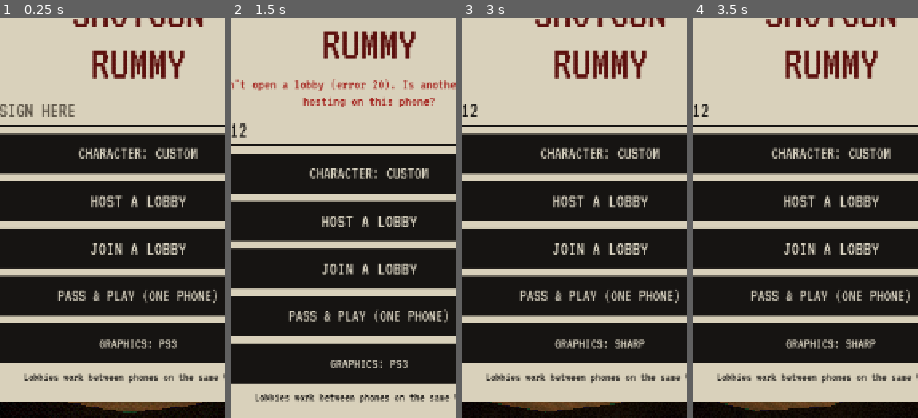
Above: before the commit, frames 1-4 (left to right).
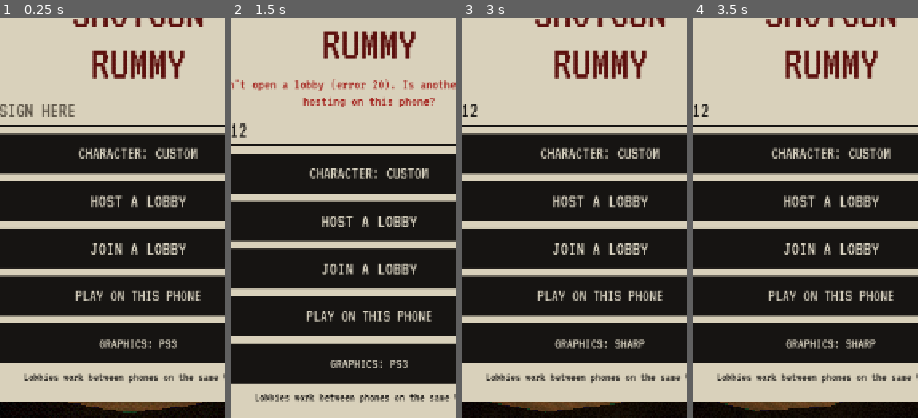
Above: after the commit, the same moments.

Repository: Domnish420/ShotGunRummy
Game: Godot game, scene res://scenes/main.tscn
The game is run twice, just before and just after one commit, with the same random seed, the same clock (stepped at 60 frames per second) and the same inputs.
Inputs (mouse positions are % of the whole screen's width and height, from its top left):
- Up to frame 1 (0.25 s): no input
- Up to frame 2 (1.5 s): click (54, 40) at 0.52 s; type "12" at 0.6 s; click "HOST A LOBBY" at 1.25 s
- Up to frame 3 (3 s): click "HOST A LOBBY" at 2 s; click "GRAPHICS: PS3" at 2.75 s
- Up to frame 4 (3.5 s): no input
The pictures show only the part of the screen within x 19-69%, y 29-79%; the shares and areas given below are measured in that part.

The runs differ from the first frame. In frame 1, 1.3% of the frame differs, in the area x 25-97%, y 68-72%; in frame 2, 1.3%, in the area x 25-97%, y 72-77%; in frame 3, 1.3%; in frame 4, 1.3%.

Commit message:
Solo mode: VS AI and pass the phone under PLAY ON THIS PHONE
The main menu's PLAY ON THIS PHONE offers VS AI (solo), where you pick 1-5
AI opponents and a difficulty (easy, normal, hard or mixed), and PASS THE
PHONE, the existing shared-phone setup. PLAY AGAIN and NEW PLAYERS go back
to whichever mode the game came from.

Co-Authored-By: Claude Opus 5.5 <noreply@anthropic.com>
Claude-Session: https://claude.ai/code/session_015nnBoRhSXVPJ4niPdnQtii

Diff:
--- a/scripts/ui/main.gd
+++ b/scripts/ui/main.gd
@@ -39,6 +39,10 @@
 var custom_looks: Array = [] # characters you've made
 var player_names: Array = ["PLAYER 1", "PLAYER 2"]
 var hide_hands := true
+var solo_opponents := 3 # vs AI: how many AIs
+var solo_level := "normal" # vs AI: easy | normal | hard | mixed
+var local_mode := "pass" # the last game on this phone: "solo" (vs AI) or "pass"
+var _table: Dictionary = {} # that game's players: names, looks, bots
 var menu_message := ""
 var _pending_cb := Callable() # waiting on the host to answer this phone's action
 var _overlay_kind := ""
@@ -271,6 +275,8 @@
 	player_names = cfg.get_value("setup", "names", player_names)
 	hide_hands = cfg.get_value("setup", "hide_hands", true)
 	setup_bots = cfg.get_value("setup", "bots", [])
+	solo_opponents = clampi(int(cfg.get_value("solo", "opponents", 3)), 1, MAX_PLAYERS - 1)
+	solo_level = str(cfg.get_value("solo", "level", "normal"))
 	profile_name = cfg.get_value("profile", "name", "")
 	graphics = cfg.get_value("video", "graphics", "PS3")
 	my_look = Looks.clean(cfg.get_value("profile", "look", Looks.preset(1)))
@@ -284,6 +290,8 @@
 	cfg.set_value("setup", "names", player_names)
 	cfg.set_value("setup", "hide_hands", hide_hands)
 	cfg.set_value("setup", "bots", setup_bots)
+	cfg.set_value("solo", "opponents", solo_opponents)
+	cfg.set_value("solo", "level", solo_level)
 	cfg.set_value("profile", "name", profile_name)
 	cfg.set_value("video", "graphics", graphics)
 	cfg.set_value("profile", "look", my_look)
@@ -338,7 +346,7 @@
 	box.add_child(_paper_button("CHARACTER: %s" % str(my_look.get("name", "CUSTOM")), _open_customiser, 28))
 	box.add_child(_paper_button("HOST A LOBBY", _on_host_pressed))
 	box.add_child(_paper_button("JOIN A LOBBY", _on_join_pressed))
-	box.add_child(_paper_button("PASS & PLAY (ONE PHONE)", _on_pass_and_play_pressed, 28))
+	box.add_child(_paper_button("PLAY ON THIS PHONE", _on_this_phone_pressed, 28))
 	box.add_child(_paper_button("GRAPHICS: %s" % graphics, _cycle_graphics, 24))
 	box.add_child(_label("Lobbies work between phones on the same Wi-Fi.", 20, Palette.CARD_INK, true))
 
@@ -359,13 +367,124 @@
 	return n
 
 
-func _on_pass_and_play_pressed() -> void:
+## Keeps the name typed on the main menu, if there is one.
+func _keep_menu_name() -> void:
+	if _name_edit == null or not is_instance_valid(_name_edit):
+		return
 	var n := _name_edit.text.strip_edges().to_upper()
 	if n != "":
 		profile_name = n.left(10)
 		player_names[0] = profile_name
 		_save_settings()
+
+
+func _on_this_phone_pressed() -> void:
+	_keep_menu_name()
+	show_this_phone()
+
+
+func _on_pass_and_play_pressed() -> void:
+	_keep_menu_name()
 	show_setup()
+
+
+## Solo against AIs, or everyone passing the phone around.
+func show_this_phone() -> void:
+	var box := _paper()
+	box.add_child(_label("ON THIS PHONE", 52, Color(0.36, 0.06, 0.05), true))
+	box.add_child(_paper_button("VS AI (SOLO)", show_solo))
+	box.add_child(_label("Just you against AI players.", 22, Palette.CARD_INK, true))
+	box.add_child(_paper_button("PASS THE PHONE", _on_pass_and_play_pressed))
+	box.add_child(_label("Friends share this phone and take turns. You can add AIs too.", 22, Palette.CARD_INK, true))
+	box.add_child(_paper_button("BACK", show_menu, 28))
+
+
+# ================================================================ solo vs AI
+
+const SOLO_LEVELS := ["easy", "normal", "hard", "mixed"]
+
+
+func show_solo() -> void:
+	var box := _paper()
+	box.add_child(_label("VS AI", 60, Color(0.36, 0.06, 0.05), true))
+	box.add_child(_label("%s, PLAYING AS %s" % [profile_name if profile_name != "" else "YOU", _short_name(my_look)], 24, Palette.CARD_INK, true))
+	var count_row := HBoxContainer.new()
+	count_row.alignment = BoxContainer.ALIGNMENT_CENTER
+	count_row.add_theme_constant_override("separation", 16)
+	count_row.add_child(_tag("OPPONENTS", 30, Palette.CARD_INK))
+	count_row.add_child(_button(" - ", _change_solo_count.bind(-1)))
+	count_row.add_child(_tag(str(solo_opponents), 40, Palette.CARD_INK))
+	count_row.add_child(_button(" + ", _change_solo_count.bind(1)))
+	box.add_child(count_row)
+	box.add_child(_label("DIFFICULTY", 26, Palette.CARD_INK, true))
+	var level_row := HBoxContainer.new()
+	level_row.add_theme_constant_override("separation", 6)
+	for level in SOLO_LEVELS:
+		var b := _paper_button(str(level).to_upper(), _set_solo_level.bind(level), 22)
+		b.size_flags_horizontal = Control.SIZE_EXPAND_FILL
+		if level == solo_level:
+			Palette.accent(b, Palette.RED)
+		level_row.add_child(b)
+	box.add_child(level_row)
+	var about := {
+		"easy": "Sloppy players who throw items around.",
+		"normal": "Solid players who use items when they help.",
+		"hard": "Sharks: they hold out for Rummy and shoot the leader.",
+		"mixed": "A bit of everything: easy, normal and hard at one table.",
+	}
+	box.add_child(_label(about.get(solo_level, ""), 22, Palette.CARD_INK, true))
+	var go := _button("DEAL ME IN", _start_solo, 34)
+	go.add_theme_stylebox_override("normal", Palette.box(Palette.CARD_INK, Palette.CARD_INK, 2, 2, 10))
+	box.add_child(go)
+	box.add_child(_paper_button("BACK", show_this_phone, 28))
+
+
+func _change_solo_count(delta: int) -> void:
+	solo_opponents = clampi(solo_opponents + delta, 1, MAX_PLAYERS - 1)
+	show_solo()
+
+
+func _set_solo_level(level: String) -> void:
+	solo_level = level
+	show_solo()
+
+
+## You plus AIs, each with its own name and character.
+func _start_solo() -> void:
+	var me := profile_name if profile_name != "" else "YOU"
+	var names := [me]
+	var looks := [my_look.duplicate()]
+	var bots := [""]
+	var used_looks := [str(my_look.get("name", ""))]
+	var name_pool: Array = Bot.NAMES.duplicate()
+	name_pool.shuffle()
+	var look_pool := range(Looks.PRESETS.size())
+	look_pool.shuffle()
+	for i in range(solo_opponents):
+		var n: String = name_pool[i]
+		while names.has(n):
+			n += "*"
+		names.append(n)
+		var look := {}
+		for k in look_pool:
+			look = Looks.preset(k)
+			if not used_looks.has(str(look.get("name", ""))):
+				break
+		used_looks.append(str(look.get("name", "")))
+		looks.append(look)
+		bots.append(Bot.LEVELS[i % Bot.LEVELS.size()] if solo_level == "mixed" else solo_level)
+	_save_settings()
+	local_mode = "solo"
+	_table = {"names": names, "looks": looks, "bots": bots}
+	start_match()
+
+
+## NEW PLAYERS after a game on this phone: back to whichever setup it came from.
+func _new_players() -> void:
+	if local_mode == "solo":
+		show_solo()
+	else:
+		show_setup()
 
 
 func _on_host_pressed() -> void:
@@ -836,7 +955,7 @@
 	var sign_btn := _button("SIGN THE WAIVER", _start_from_setup, 34)
 	sign_btn.add_theme_stylebox_override("normal", Palette.box(Palette.CARD_INK, Palette.CARD_INK, 2, 2, 10))
 	box.add_child(sign_btn)
-	box.add_child(_paper_button("BACK", show_menu, 28))
+	box.add_child(_paper_button("BACK", show_this_phone, 28))
 
 
 func _on_hide_toggled(on: bool) -> void:
@@ -921,19 +1040,22 @@
 		used[n] = true
 		player_names[i] = n
 	_save_settings()
+	_fit_setup_looks()
+	local_mode = "pass"
+	_table = {"names": player_names.duplicate(), "looks": setup_looks.duplicate(true), "bots": setup_bots.duplicate()}
 	start_match()
 
 
 # ================================================================ match flow
 
+## Starts (or restarts) a game on this phone with the players in `_table`.
 func start_match() -> void:
 	session.leave()
 	game = Game.new()
-	game.setup(player_names)
-	_fit_setup_looks()
+	game.setup(_table["names"])
 	for i in range(game.players.size()):
-		game.players[i].look = setup_looks[i]
-		game.players[i].bot = setup_bots[i]
+		game.players[i].look = _table["looks"][i]
+		game.players[i].bot = _table["bots"][i]
 	game.event.connect(_on_game_event)
 	_reset_match_view()
 	_build_table()
@@ -2035,7 +2157,7 @@
 		box.add_child(_button("LEAVE", show_menu))
 	else:
 		box.add_child(_button("PLAY AGAIN", _closing(start_match)))
-		box.add_child(_button("NEW PLAYERS", _closing(show_setup)))
+		box.add_child(_button("NEW PLAYERS", _closing(_new_players)))
 		box.add_child(_button("MAIN MENU", show_menu))
 
 
@@ -2088,5 +2210,5 @@
 		box.add_child(_button("LEAVE THE GAME", show_menu))
 	else:
 		box.add_child(_button("RESTART MATCH", _closing(start_match)))
-		box.add_child(_button("NEW PLAYERS", _closing(show_setup)))
+		box.add_child(_button("NEW PLAYERS", _closing(_new_players)))
 		box.add_child(_button("MAIN MENU", show_menu))
--- a/tests/ui_ai_check.gd
+++ b/tests/ui_ai_check.gd
@@ -1,6 +1,7 @@
 extends SceneTree
-## Pass & play against the AI: one person and three AIs (easy, normal, hard)
-## play a whole match through the real screens. The person's hand is never
+## Solo against the AI: one person and three AIs (easy, normal, hard) play a
+## whole match through the real screens (after checking the pass & play
+## setup can seat AIs too). The person's hand is never
 ## hidden (nobody to pass the phone to), the AIs play their own turns and
 ## shoot on their own, and nobody can make a move for an AI.
 ##   godot --headless --path . -s tests/ui_ai_check.gd
@@ -45,9 +46,20 @@
 		main._cycle_setup_bot(3) # hard
 	check(main.setup_bots == ["", "easy", "normal", "hard"], "setup has the AIs: %s" % [main.setup_bots])
 	check(not main.player_names[1].begins_with("PLAYER"), "an AI gets a name: %s" % [main.player_names])
-	main._start_from_setup()
+	# play it through VS AI (solo): you and three AIs, one of each level
+	main.profile_name = "SAM"
+	main.show_this_phone()
+	main.show_solo()
+	main.solo_opponents = 3
+	main._set_solo_level("mixed")
+	main._start_solo()
 	var g = main.game
-	check(g.players[3].bot == "hard", "the AIs are at the table")
+	check(main.local_mode == "solo" and g.players.size() == 4, "solo deals you and 3 AIs")
+	var levels := []
+	for p in g.players:
+		levels.append(p.bot)
+	check(levels == ["", "easy", "normal", "hard"], "mixed AIs: %s" % [levels])
+	check(g.players[0].name == "SAM", "you sit in seat 1")
 
 	var ai_turns := 0
 	var ai_shots := 0
@@ -75,7 +87,7 @@
 			var pick = null
 			for b in _buttons(main.overlay_layer):
 				var t: String = b.text
-				if t in ["MAIN MENU", "NEW PLAYERS", "PLAY AGAIN"]:
+				if t in ["MAIN MENU", "NEW PLAYERS", "PLAY AGAIN", "RESTART MATCH"]:
 					continue
 				if pick == null or t.begins_with("SHOOT") or t.begins_with("WATCH") or t.ends_with("SHOTGUN"):
 					pick = b
Not shown, changed: README.md
